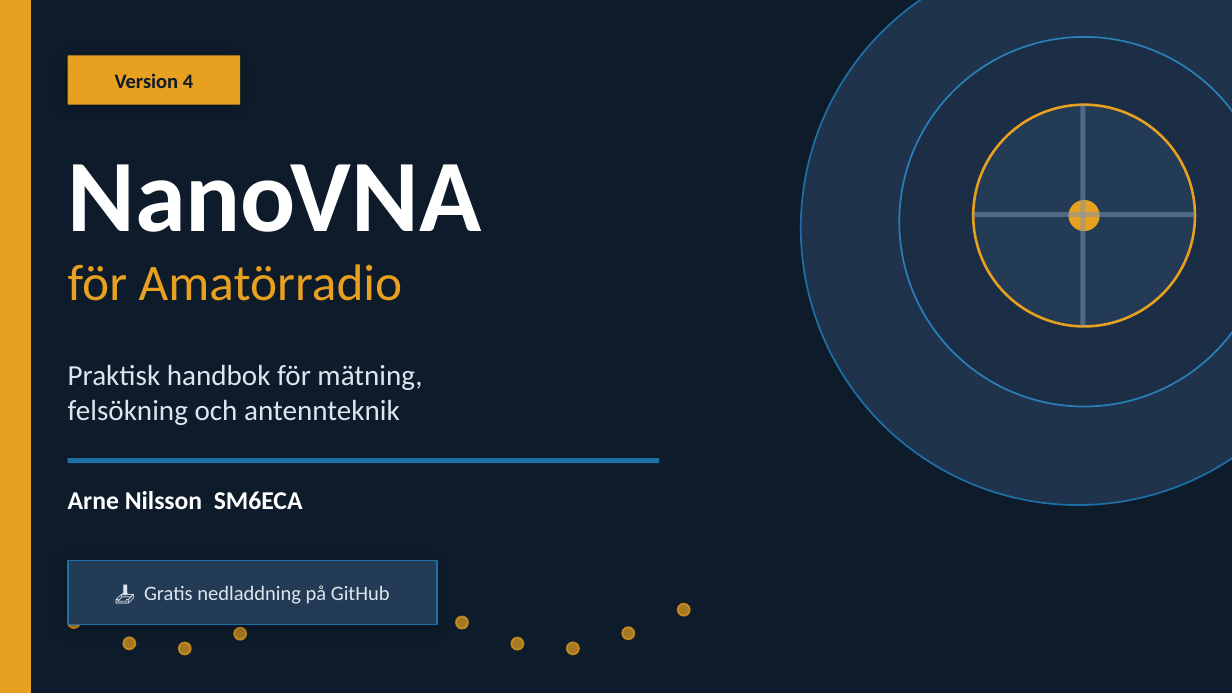
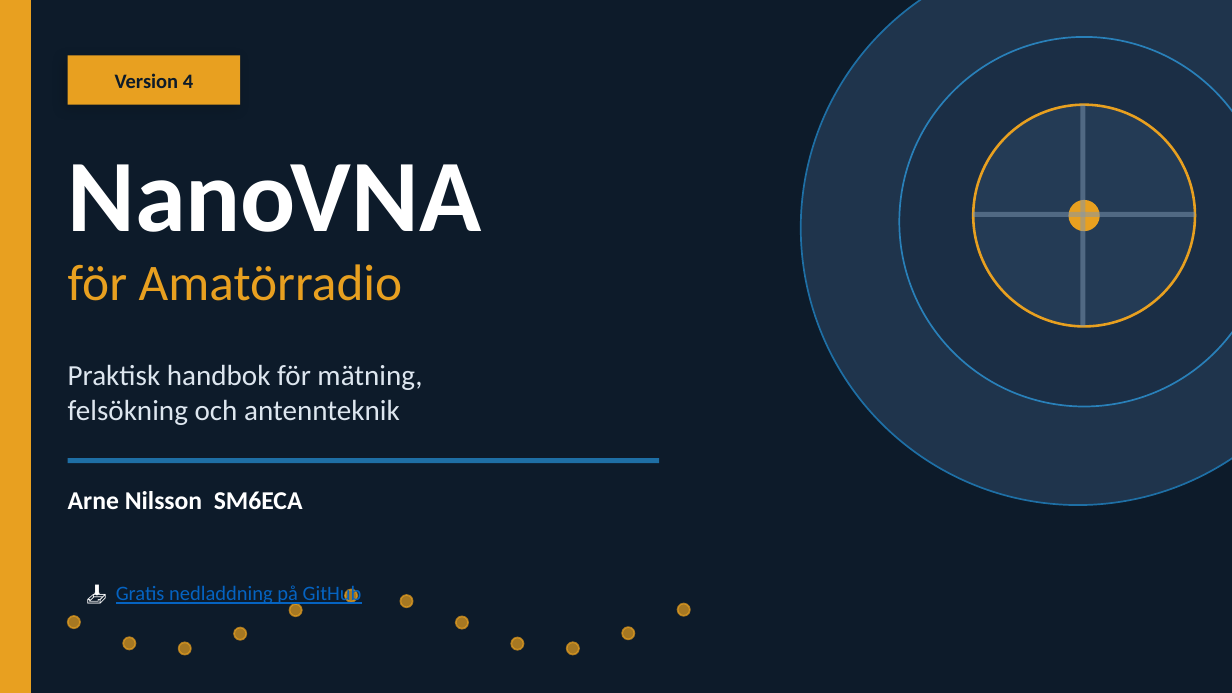
Before and after one commit to sm7eca/nanoVNA-handbok, a slide deck: slide 1 of NanoVNA_Handbok_Presentation.pptx. Drawn at 1232x693 pixels with LibreOffice and Linux fonts; fonts in the diff are those of the drawing. Boxes give left, top, right and bottom in pixels: in the first picture for what was removed or moved away, otherwise in the second. Text is boxed around its words. In the diff, an @@ line names an element or a change of style, - is before the commit and + after.

```diff
--- a/NanoVNA_Handbok_Presentation.pptx
+++ b/NanoVNA_Handbok_Presentation.pptx
@@ text "📥 Gratis nedladdning på GitHub" at (116, 585, 362, 606): text colour #DDE6EF to #FFFFFF in "📥"; text colour #DDE6EF to #0563C1, underline on @@
@@ rectangle removed at (68, 561, 437, 625) @@
@@ ellipse added at (345, 589, 357, 601), fill #E8A020 at 70% opacity, outline #E8A020 1 pt @@
@@ ellipse added at (400, 595, 413, 607), fill #E8A020 at 70% opacity, outline #E8A020 1 pt @@
@@ ellipse added at (290, 604, 302, 616), fill #E8A020 at 70% opacity, outline #E8A020 1 pt @@
```
Also in this commit, not shown: 1 other slide changed.
